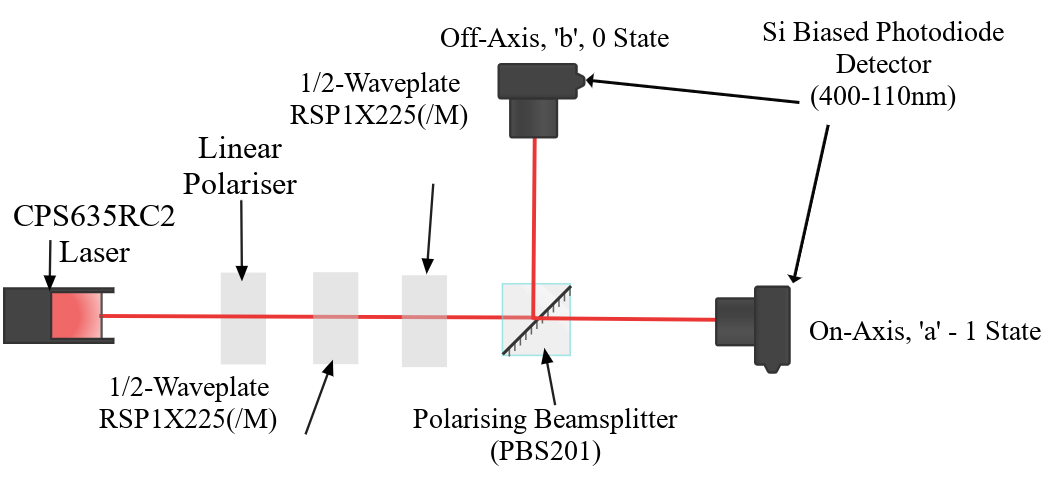
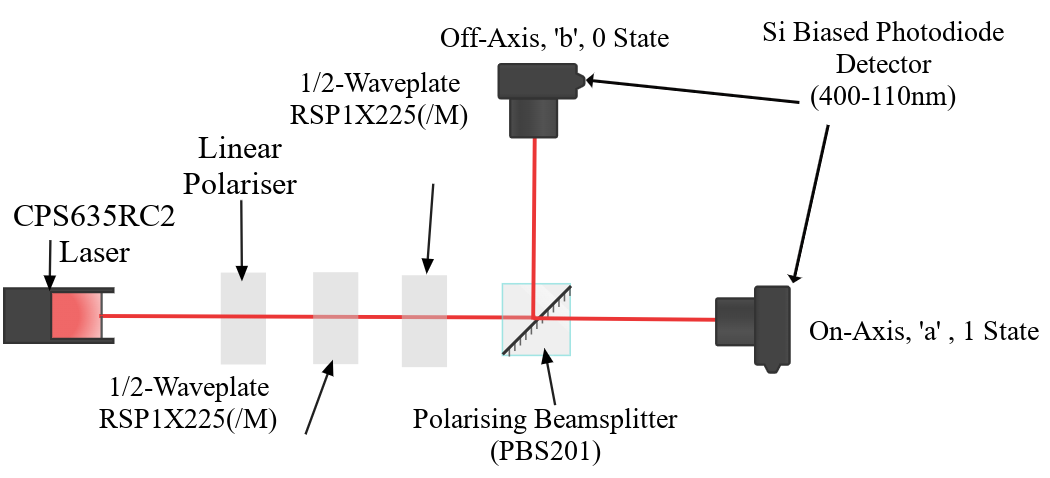
Layer changes from the first 1050x478 image to the second:
renamed "On-Axis, 'a' - 1 State" to "On-Axis, 'a' , 1 State", painted on it over [949, 321, 1041, 344]
